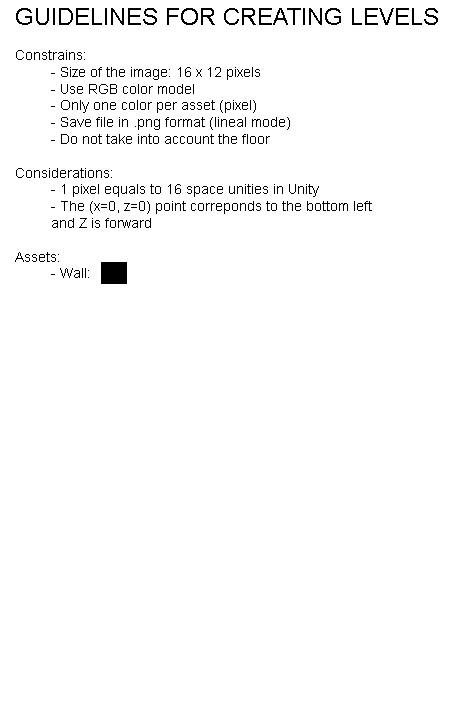
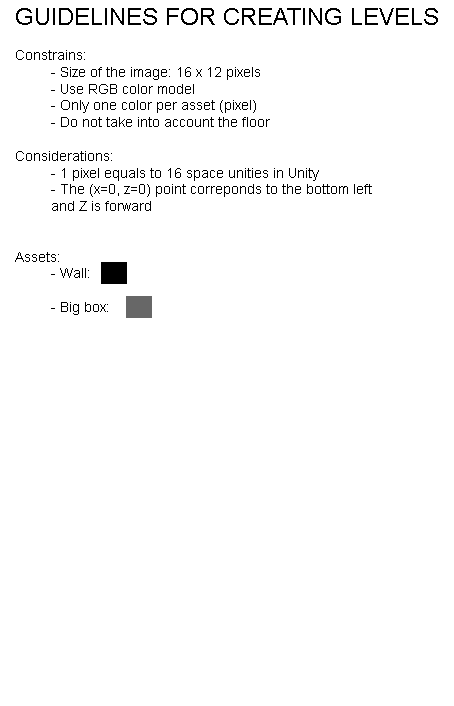
Layered file, before and after one edit (454x706). Changes by layer:
painted on "Constrains: - Size of the image: 16 x 12 pixels - Use RGB col" over [left=16, top=117, right=372, bottom=315]
added layer "Grey" above "Black" over [left=126, top=296, right=152, bottom=318]
painted on "Fondo" over [left=51, top=296, right=152, bottom=318]
